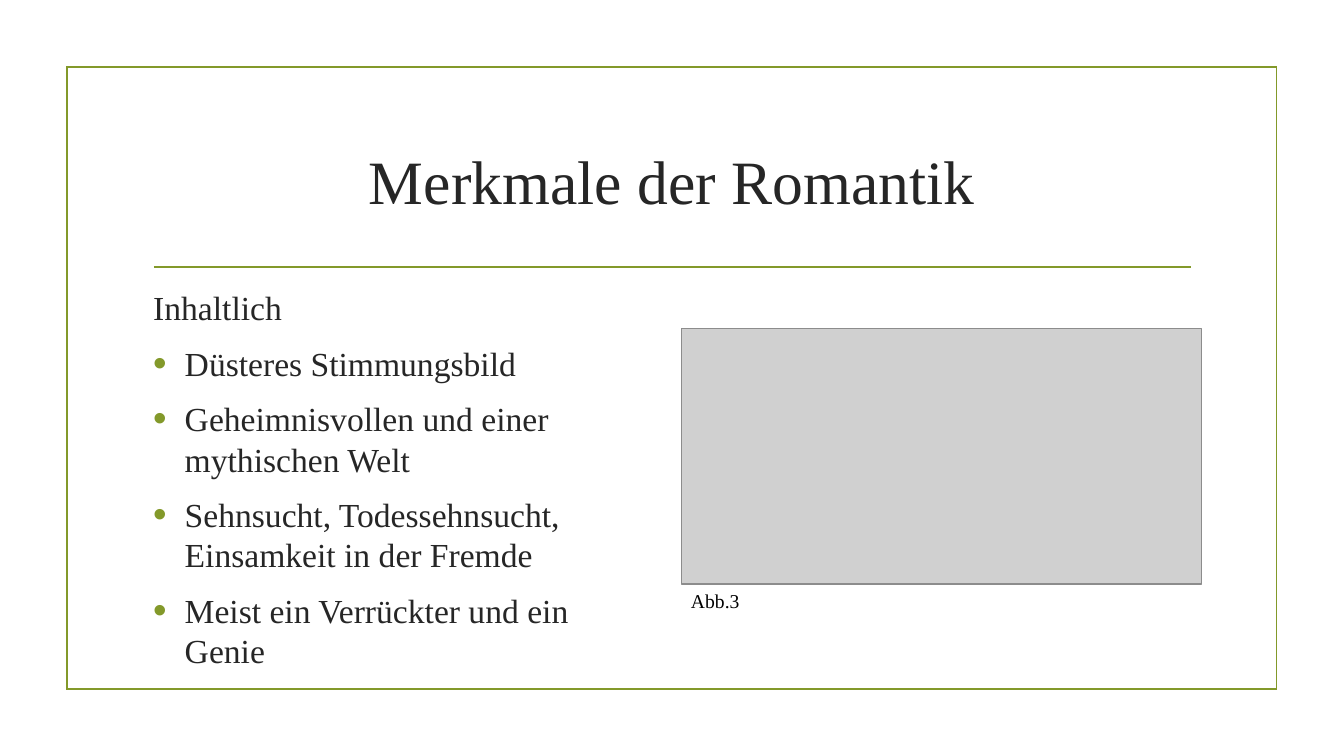
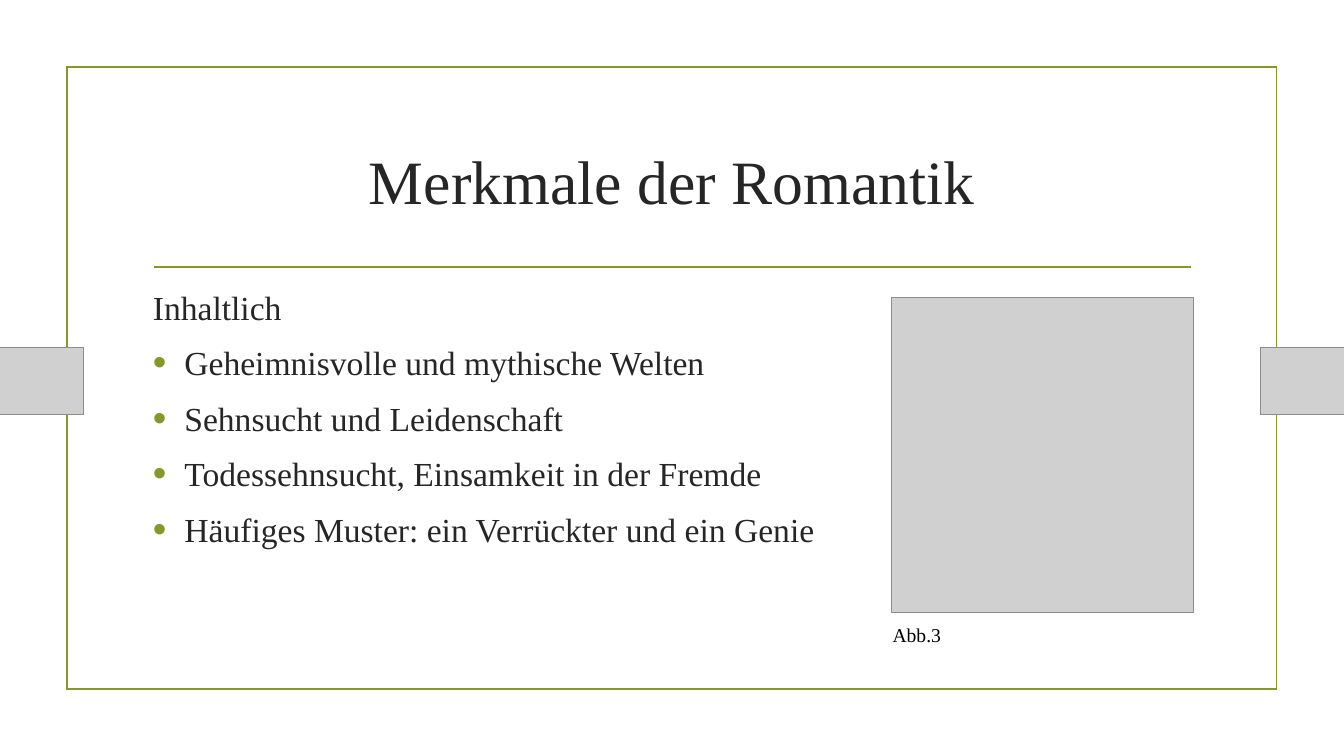
Before and after one commit to AkazeX/Schule, a slide deck: slide 6 of BM/Deutsch/Romantik/Romantik.pptx. Drawn at 1344x756 pixels with LibreOffice and Linux fonts; fonts in the diff are those of the drawing; grey boxes stand for pictures; background and template pictures are left out. Boxes give left, top, right and bottom in pixels: in the first picture for what was removed or moved away, otherwise in the second. Text is boxed around its words. In the diff, an @@ line names an element or a change of style, - is before the commit and + after.

Commit message:
Romantik Vortrag

```diff
--- a/BM/Deutsch/Romantik/Romantik.pptx
+++ b/BM/Deutsch/Romantik/Romantik.pptx
@@ rectangle removed at <box>67,68,1276,690</box> @@
@@ rectangle added at <box>67,68,1276,690</box>, outline #83992A 1.25 pt @@
@@ picture: place and size @@
-picture at <box>682,329,1202,584</box>
+picture at <box>891,297,1194,612</box>
@@ picture added at <box>0,348,84,414</box> @@
@@ text at <box>184,351,814,548</box>: text changed @@
-• Düsteres Stimmungsbild
-• Geheimnisvollen und einer mythischen Welt
-• Sehnsucht, Todessehnsucht, Einsamkeit in der Fremde
-• Meist ein Verrückter und ein Genie
+• Geheimnisvolle und mythische Welten
+• Sehnsucht und Leidenschaft
+• Todessehnsucht, Einsamkeit in der Fremde
+• Häufiges Muster: ein Verrückter und ein Genie
@@ picture added at <box>1261,348,1344,414</box> @@
@@ text "Abb.3": place and size @@
-text "Abb.3" at <box>691,594,739,609</box>
+text "Abb.3" at <box>893,628,941,643</box>
```
Also in this commit, not shown: 7 other slides changed, 2 slides added, 1 slide removed, 5 other files.
